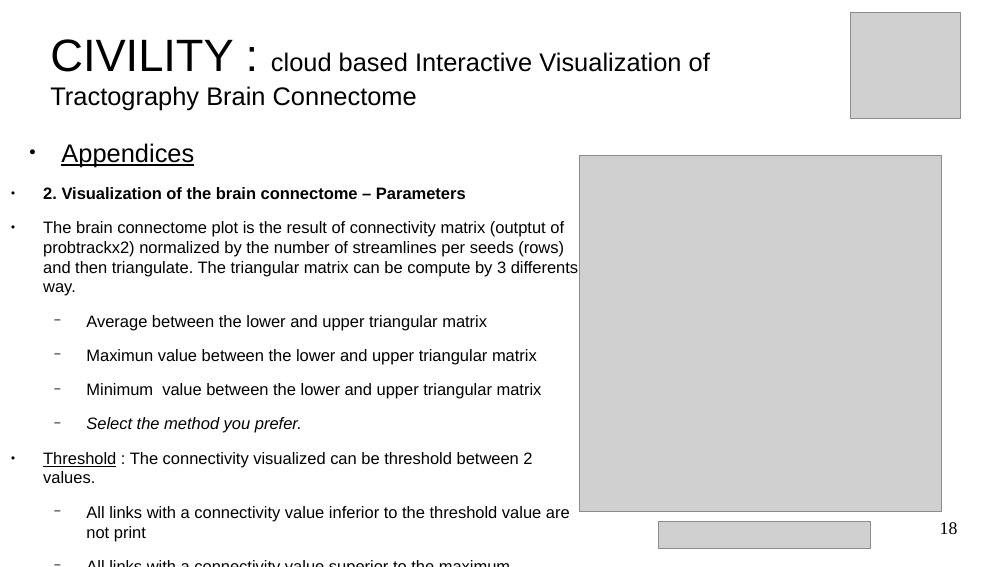
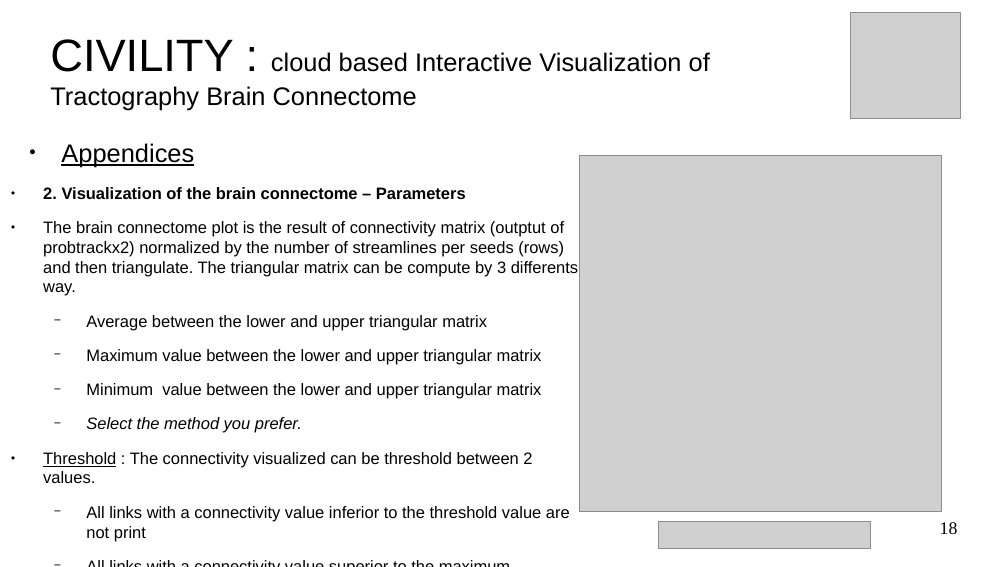
Before and after one commit to NIRALUser/CIVILITY, a slide deck: slide 18 of doc/tutorialCIVILITY.odp. Drawn at 1008x567 pixels with LibreOffice and Linux fonts; fonts in the diff are those of the drawing; grey boxes stand for pictures; background and template pictures are left out. Boxes give left, top, right and bottom in pixels: in the first picture for what was removed or moved away, otherwise in the second. Text is boxed around its words. In the diff, an @@ line names an element or a change of style, - is before the commit and + after.

```diff
--- a/doc/tutorialCIVILITY.odp
+++ b/doc/tutorialCIVILITY.odp
@@ text at [86, 349, 542, 364]: text changed @@
-  − Maximun value between the lower and upper triangular matrix
+  − Maximum value between the lower and upper triangular matrix
```
Also in this commit, not shown: 1 other slide changed, 4 other files.
